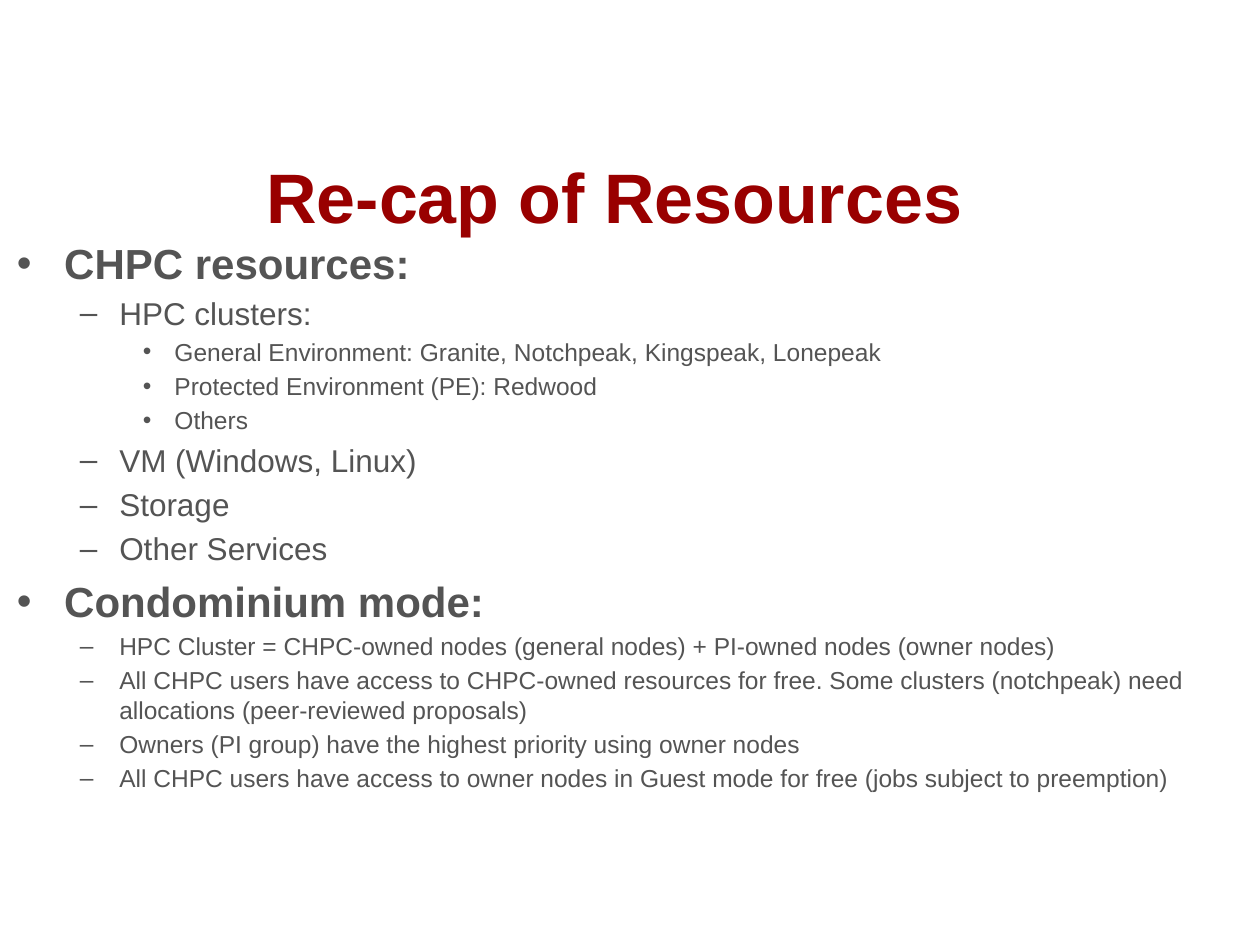
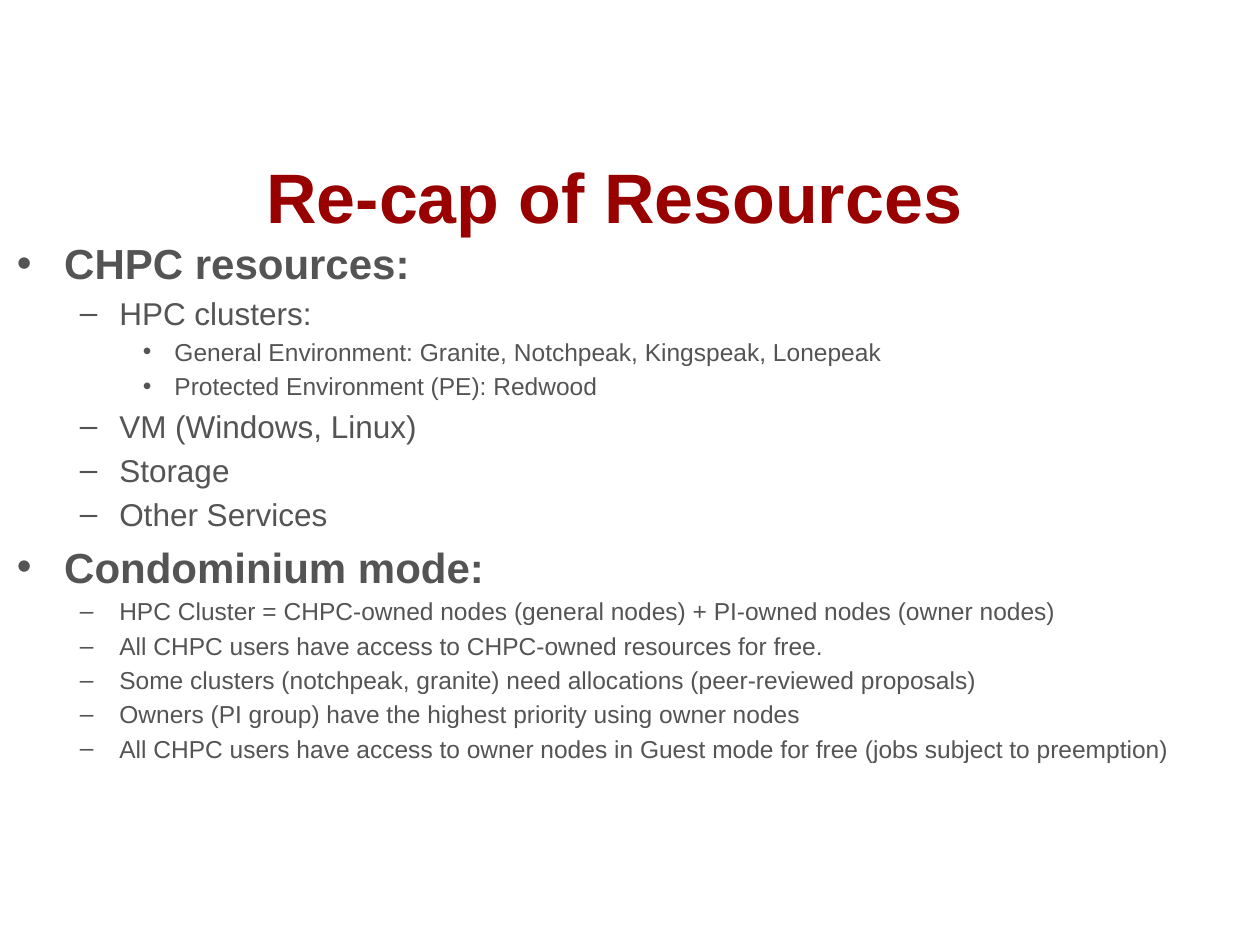
Before and after one commit to chpc-uofu/slurm-lectures, a slide deck: slide 4 of slurm.pptx. Drawn at 1260x945 pixels with LibreOffice and Linux fonts; fonts in the diff are those of the drawing; background and template pictures are left out. Boxes give left, top, right and bottom in pixels: in the first picture for what was removed or moved away, otherwise in the second. Text is boxed around its words. In the diff, an @@ line names an element or a change of style, - is before the commit and + after.

```diff
--- a/slurm.pptx
+++ b/slurm.pptx
@@ text at [174,411,248,430]: paragraph removed @@
-    • Others
@@ text at [119,637,976,694]: text changed @@
-  – All CHPC users have access to CHPC-owned resources for free. Some clusters (notchpeak) need allocations (peer-reviewed proposals)
+  – All CHPC users have access to CHPC-owned resources for free.
+  – Some clusters (notchpeak, granite) need allocations (peer-reviewed proposals)
```
Also in this commit, not shown: 2 other slides changed, 9 other files.
